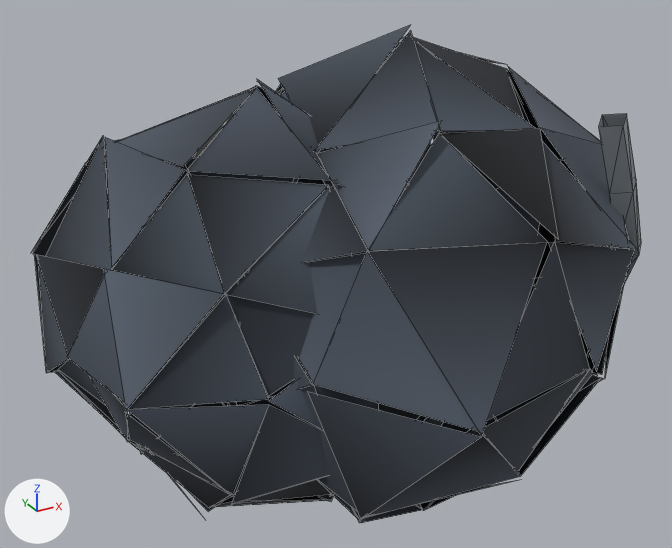
An edit to the glTF model packages/viewer-threejs/public/assets/resources/tin/standard-lod2.glb, drawn before and after from the same camera.
The view is the same before and after, from a camera (50 mm lens) standing at (-2.41, -3.67, 2.8) and looking at (-0.37, 0.04, 0.94). The lights are fixed; the arrows at lower left show +X, +Y and +Z. The picture after the commit comes second. Mesh edges are drawn as thin lines. Where no turn or scale is listed for an object, it has been applied to the vertices. Vertices at exactly the same position are counted once.

Objects in the first picture: 'tin-host-rock', 'tin-mineral-seams'.
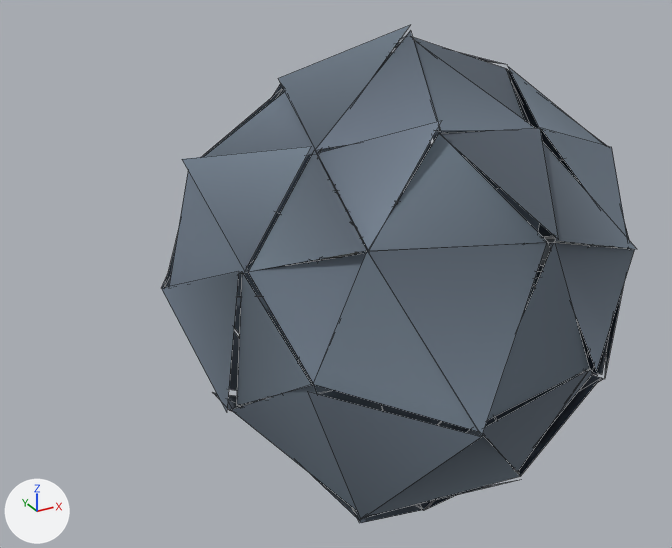
The newer file is also turned or shifted as a whole; pictures and numbers use the older file's frame.

Patch to the scene script:
```diff
--- a/packages/viewer-threejs/public/assets/resources/tin/standard-lod2.glb.py
+++ b/packages/viewer-threejs/public/assets/resources/tin/standard-lod2.glb.py
@@ me_mesh_0 @@
 # used by ob_tin_host_rock; location = (0.0, 0.0, 0.0)
-me_mesh_0.from_pydata(...)  # 480 vertices, 160 faces; spans x -1.71..1.17, y -1.38..1.3, z -0.34..2.13
+me_mesh_0.from_pydata(...)  # 240 vertices, 80 faces; spans x -1.14..1.17, y -1.38..1.21, z -0.34..2.13
+# me_mesh_0 part 1: 80 loose pieces with 240 vertices, spanning x -1.71..0.43, y -0.86..1.3, z -0.3..1.91, are deleted
+# me_mesh_0 part 2: 80 kept faces spanning x -1.14..1.17, y -1.38..1.21, z -0.34..2.13 get new vertex colours; the middle colour goes from greyish blue #404751 to greyish blue #66727e
 me_mesh_0.materials.append(mat_material_0)
@@ me_mesh_1 @@
 # used by ob_tin_mineral_seams; location = (0.0, 0.0, 0.0)
-me_mesh_1.from_pydata(...)  # 40 vertices, 64 faces; spans x -0.99..0.95, y -0.8..0.78, z 0.37..1.79
+me_mesh_1.from_pydata(...)  # 180 vertices, 60 faces; spans x -0.67..1.0, y -0.65..0.74, z 0.92..1.25
+# me_mesh_1 part 3: the loose piece of 20 vertices spanning x -0.99..-0.56, y 0.25..0.78, z 0.37..1.67 is deleted
+# me_mesh_1 part 4
+# 20 vertices are removed from x 0.53..0.95, y -0.8..-0.28, z 0.49..1.79
+# 32 faces are deleted
+# 180 vertices are added at x -0.67..1.0, y -0.65..0.74, z 0.92..1.25
+# 60 new faces join them
 me_mesh_1.materials.append(mat_material_1)
```

Where the change shows, as pixel boxes (x1, y1, x2, y2) in the pictures (672 x 548 px):
'tin-host-rock', reshaped (21% narrower): before (31, 25, 636, 523); after (161, 25, 636, 523)
'tin-mineral-seams', reshaped (mostly hidden afterwards): before (194, 113, 641, 334); after (312, 179, 617, 272)
part 1 of me_mesh_0, deleted: before (31, 79, 443, 518)
part 2 of me_mesh_0, recoloured (lighter): before (185, 25, 636, 523); after (161, 25, 636, 523)
part 3 of me_mesh_1, deleted (mostly hidden): before (194, 114, 234, 158)
part 4 of me_mesh_1, cut back (mostly hidden afterwards): before (575, 113, 641, 334); after (312, 179, 617, 272)
